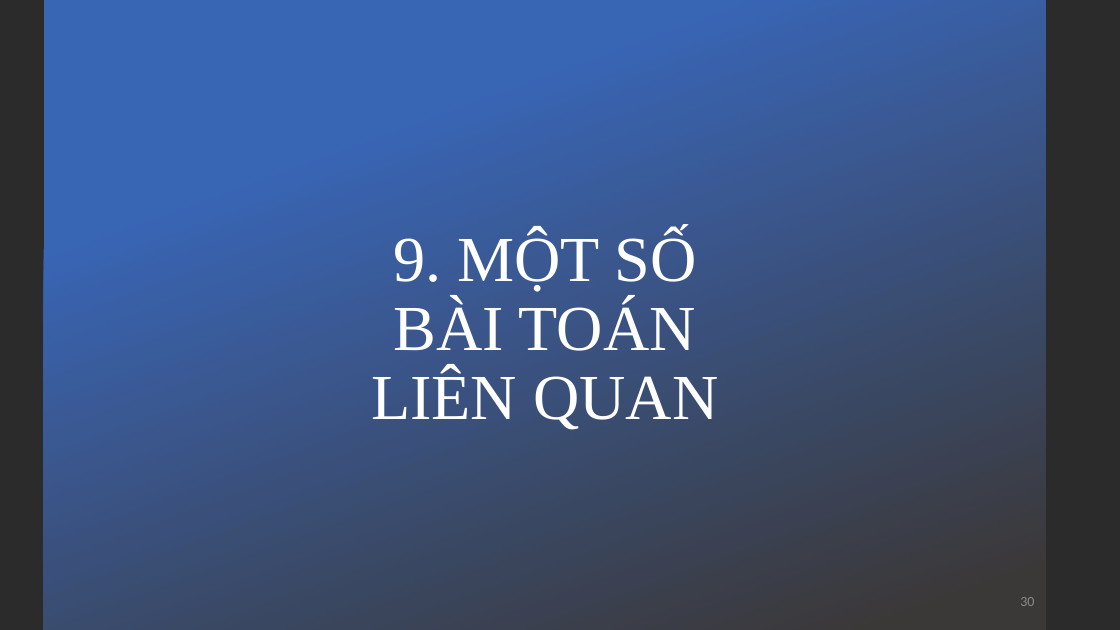
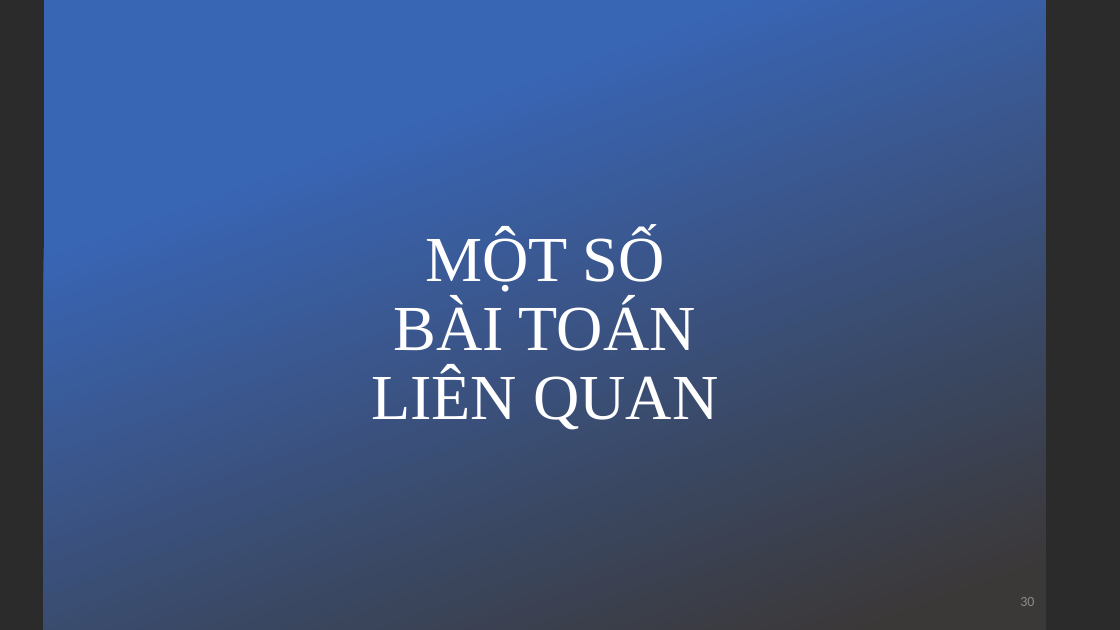
Before and after one commit to kieuconghau/lthdt-18clc1-09, a slide deck: slide 30 of Design Patterns/Design Patterns [Official]/Visitor/Visitor Design Pattern [Official].pptx. Drawn at 1120x630 pixels with LibreOffice and Linux fonts; fonts in the diff are those of the drawing; background and template pictures are left out; a plain dark background stands for a picture behind light text. Boxes give left, top, right and bottom in pixels: in the first picture for what was removed or moved away, otherwise in the second. Text is boxed around its words. In the diff, an @@ line names an element or a change of style, - is before the commit and + after.

```diff
--- a/Design Patterns/Design Patterns [Official]/Visitor/Visitor Design Pattern [Official].pptx
+++ b/Design Patterns/Design Patterns [Official]/Visitor/Visitor Design Pattern [Official].pptx
@@ title at <box>371,231,718,430</box>: text changed @@
-9. MỘT SỐ
-BÀI TOÁN
-LIÊN QUAN
+MỘT SỐ
+BÀI TOÁN
+LIÊN QUAN
```
Also in this commit, not shown: 36 other slides changed, 38 other files.
